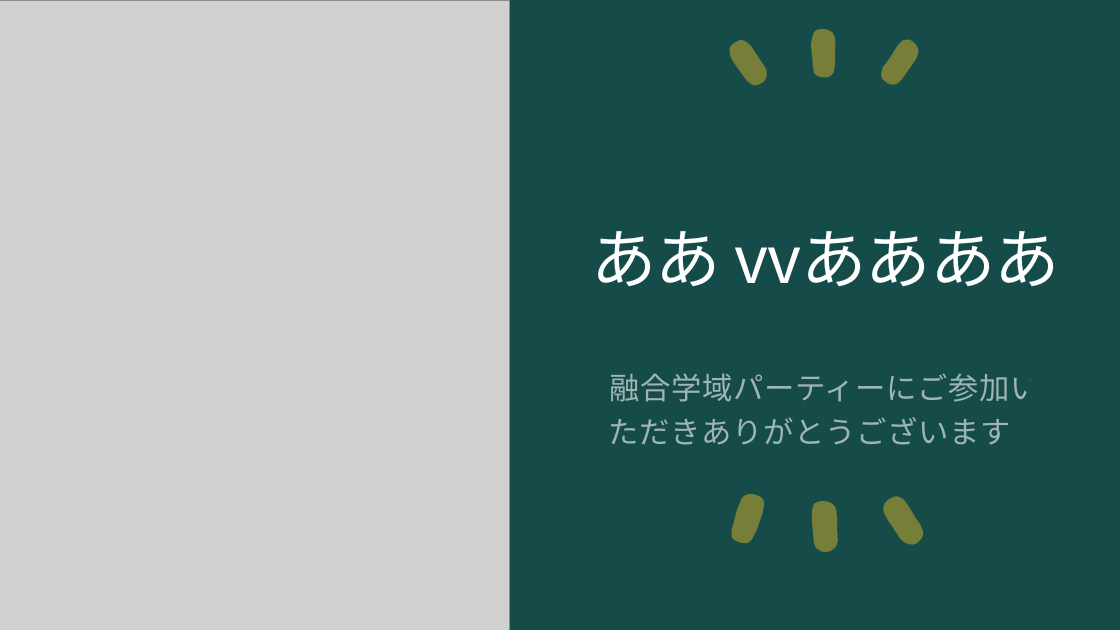
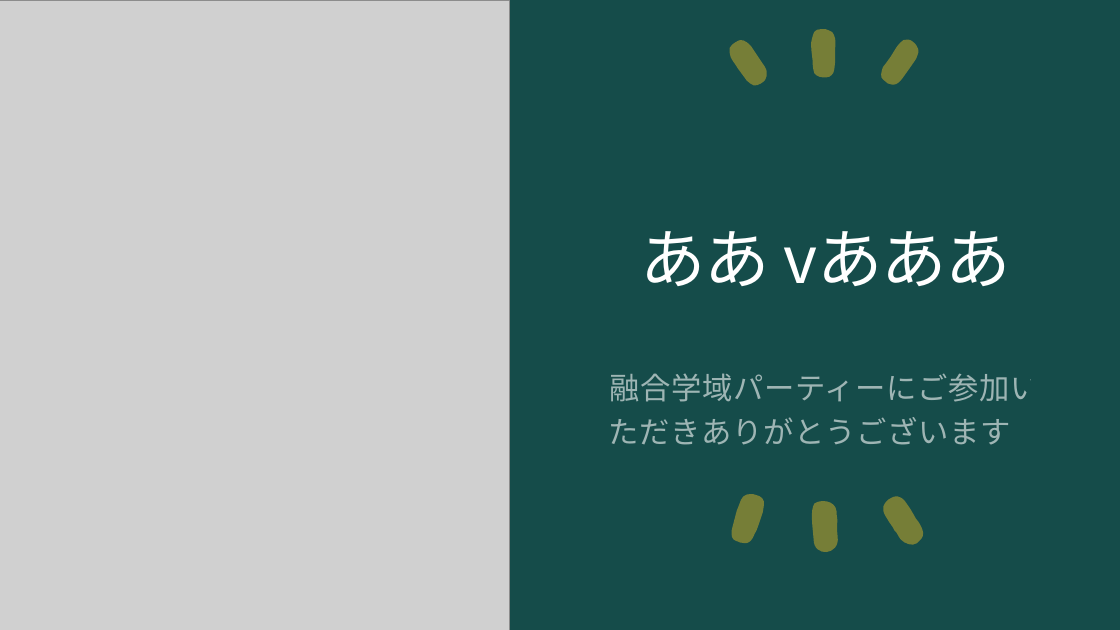
Before and after one commit to ogawa3427/utils, a slide deck: slide 1 of 2024quiz/quiz.pptx. Drawn at 1120x630 pixels with LibreOffice and Linux fonts; fonts in the diff are those of the drawing; grey boxes stand for pictures. Boxes give left, top, right and bottom in pixels: in the first picture for what was removed or moved away, otherwise in the second. Text is boxed around its words. In the diff, an @@ line names an element or a change of style, - is before the commit and + after.

```diff
--- a/2024quiz/quiz.pptx
+++ b/2024quiz/quiz.pptx
@@ title at [640, 231, 1011, 286]: text changed @@
-ああ vvああああ
+ああ vあああ
```
